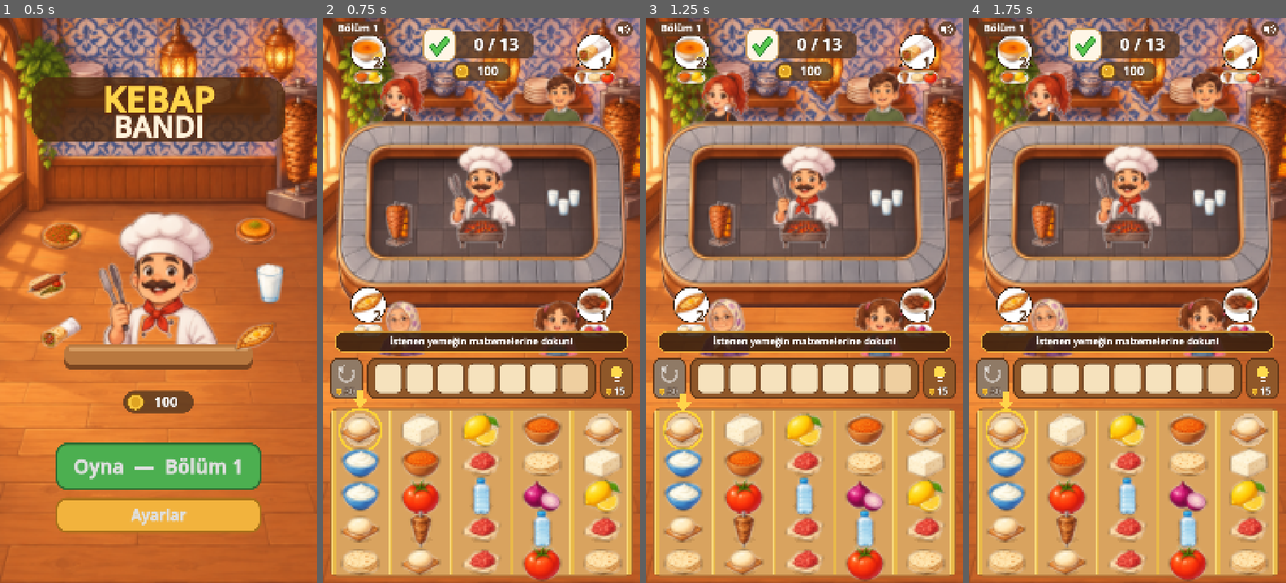
Above: before the commit, frames 1-4 (left to right).
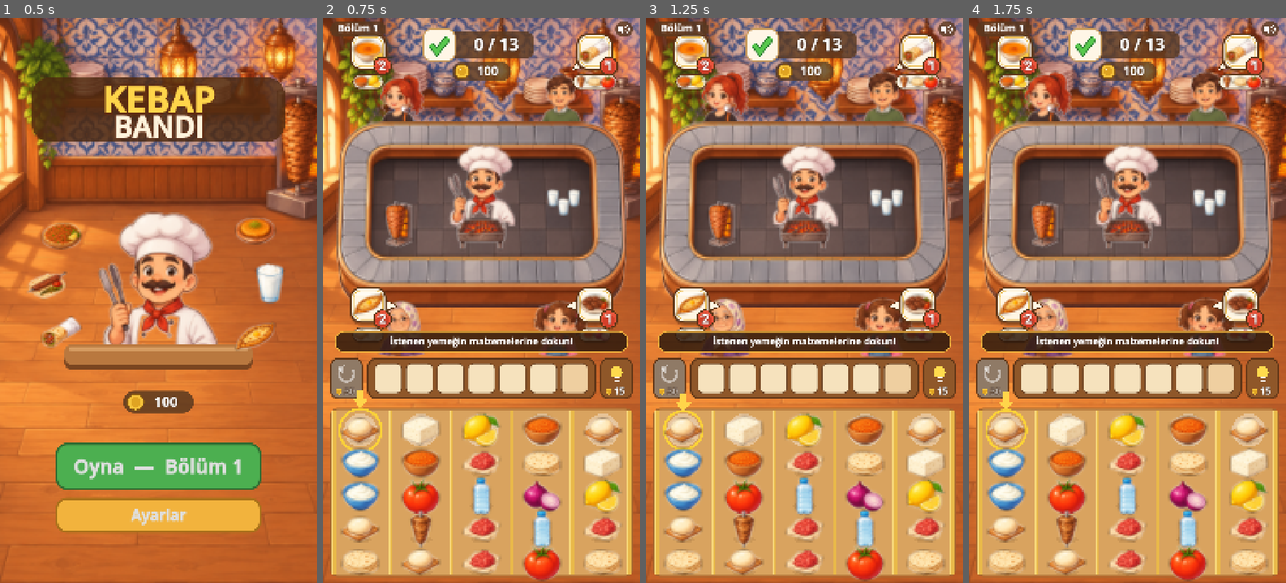
Above: after the commit, the same moments.

Repository: aysebeyza/kebap-bandi
Game: Godot game, scene res://scenes/ana.tscn
The game is run twice, just before and just after one commit, with the same random seed, the same clock (stepped at 60 frames per second) and the same inputs.
Inputs (mouse positions are in pixels of both pictures, inside the frame that each line leads up to):
- Up to frame 1 (0.5 s): no input
- Up to frame 2 (0.75 s): click "Oyna — Bölüm 1" at 0.5 s
- Up to frame 3 (1.25 s): no input
- Up to frame 4 (1.75 s): move the mouse to (1127, 300) at 1.27 s; click (1127, 300) at 1.42 s

Frame 1 is identical in both runs. In frame 2, 3.4% of the frame differs, in the area x 8-94%, y 2-58%; in frame 3, 3.4%; in frame 4, 3.4%.

Commit message:
Sipariş balonu: çerçeveli kart, altın şerit, zıplayan adet rozeti, yeni tarif şeridi
Co-Authored-By: Claude Opus 5.5 <noreply@anthropic.com>

Diff:
--- a/scripts/ui/oyun_ekrani.gd
+++ b/scripts/ui/oyun_ekrani.gd
@@ -752,19 +752,49 @@
 	var ustte := m.y < _tezgah.get_center().y
 	var c := m + Vector2(-115.0 if sol else 115.0, -95.0 if ustte else -5.0)
 	c.x = clampf(c.x, 82.0, size.x - 82.0)
-	var kuyruk_uc := c.lerp(m, 0.55)
-	var dik := (m - c).normalized().orthogonal() * 18.0
-	Cizim.sekil(self, PackedVector2Array([c + dik, kuyruk_uc, c - dik]), Color.WHITE, 3.0)
-	Cizim.daire(self, c, 60, Color.WHITE, 4.0)
-	Cizim.ciz(self, kol.yemek, c + Vector2(-4, -6), 46.0)
-	_yazi(c + Vector2(30, 38), str(kol.kalan), 48, KAHVE, 10, Color.WHITE)
-	# tarif ipucu
+	const KART := 124.0
+	const CERCEVE := Color("5e3517")
+	const ZEMIN := Color("fff6e3")
+	var kart := Rect2(c - Vector2(KART, KART) * 0.5, Vector2(KART, KART))
+	# müşteriyi gösteren uç (kartın altında, çerçeveli)
+	var yon := (m - c).normalized()
+	var uc := c + yon * (KART * 0.5 + 34)
+	var dik := yon.orthogonal() * 20.0
+	var dip := c + yon * (KART * 0.38)
+	draw_colored_polygon(PackedVector2Array([dip + dik * 1.35, uc + yon * 7, dip - dik * 1.35]), CERCEVE)
+	draw_colored_polygon(PackedVector2Array([dip + dik, uc, dip - dik]), ZEMIN)
+	# gölge, çerçeve, zemin, altın iç şerit, üst parıltı
+	_kutu(Rect2(kart.position + Vector2(0, 7), kart.size), Color(0.2, 0.1, 0.03, 0.28), 36)
+	_kutu(kart, ZEMIN, 36, 6, CERCEVE)
+	var ic := kart.grow(-11)
+	var serit := StyleBoxFlat.new()
+	serit.draw_center = false
+	serit.set_corner_radius_all(26)
+	serit.set_border_width_all(3)
+	serit.border_color = Color("e9b949")
+	serit.anti_aliasing = true
+	draw_style_box(serit, ic)
+	_kutu(Rect2(ic.position + Vector2(10, 6), Vector2(ic.size.x - 20, 14)), Color(1, 1, 1, 0.55), 7)
+	Cizim.ciz(self, kol.yemek, c + Vector2(0, -2), 44.0)
+	# adet rozeti (yemeği alınca zıplar)
+	var zipla := 1.0 + 0.35 * sin(_sevinc[i] * PI)
+	var rozet := kart.end - Vector2(14, 14)
+	var rr := 27.0 * zipla
+	draw_circle(rozet + Vector2(0, 4), rr + 5, Color(0.2, 0.1, 0.03, 0.3))
+	draw_circle(rozet, rr + 5, CERCEVE)
+	draw_circle(rozet, rr, Color("e8553c"))
+	draw_circle(rozet + Vector2(0, rr * 0.25), rr * 0.8, Color("d43f2a"))
+	draw_circle(rozet + Vector2(-rr * 0.32, -rr * 0.38), rr * 0.28, Color(1, 1, 1, 0.55))
+	var boy := int(40 * zipla)
+	_yazi(rozet + Vector2(0, 1), str(kol.kalan), boy, Color.WHITE, 7, Color("5e1a0e"))
+	# tarif şeridi
 	var tarif: Array = _tarifler[kol.yemek]
-	var genis := tarif.size() * 44.0 + 12.0
-	var tr := Rect2(c.x - genis * 0.5, c.y + 64, genis, 46)
-	_kutu(tr, Color(1, 1, 1, 0.92), 23, 3, Color("c89a5a"))
+	var genis := tarif.size() * 46.0 + 16.0
+	var tr := Rect2(c.x - genis * 0.5, kart.end.y + 14, genis, 52)
+	_kutu(Rect2(tr.position + Vector2(0, 4), tr.size), Color(0.2, 0.1, 0.03, 0.22), 26)
+	_kutu(tr, ZEMIN, 26, 4, CERCEVE)
 	for j in tarif.size():
-		Cizim.malzeme(self, tarif[j], Vector2(tr.position.x + 28 + j * 44, tr.get_center().y), 21.0)
+		Cizim.malzeme(self, tarif[j], Vector2(tr.position.x + 31 + j * 46, tr.get_center().y), 22.0)
 
 
 func _ust_bilgi() -> void:
Binary file changed: docs/ekran.png
